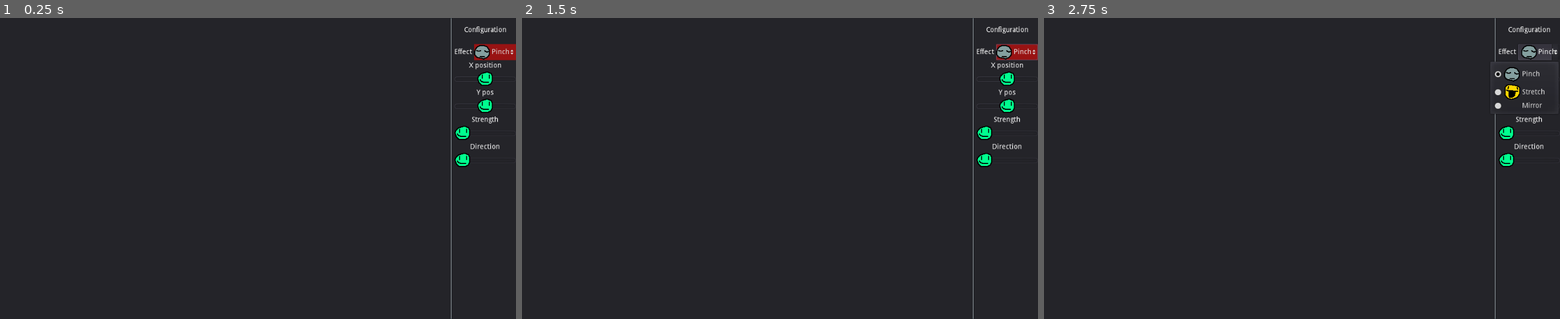
Above: before the commit, frames 1-3 (left to right).
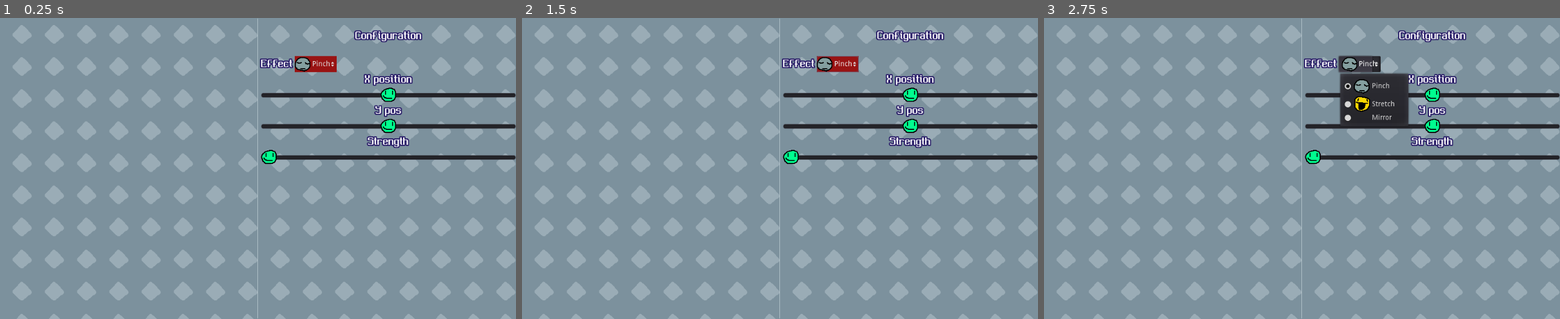
Above: after the commit, the same moments.

Repository: jiink/distor
Game: Godot game, scene res://testCamera.tscn
Same seed, same stepped clock (60 frames per second), same inputs: the game is played once before the commit and once after it.
Inputs:
- Up to frame 1 (0.25 s): no input
- Up to frame 2 (1.5 s): click "Pinch" at 0.5 s; click "Pinch" at 1.25 s
- Up to frame 3 (2.75 s): click "Pinch" at 2 s

The runs differ from the first frame. In frame 1, 98% of the frame differs, in the area x 0-100%, y 0-100%; in frame 2, 98%; in frame 3, 96%.

Commit message:
Fixed capybara sliders, fixed pinch shader UVs, added background, changed font

Diff:
--- a/Assets/distor_theme.tres
+++ b/Assets/distor_theme.tres
@@ -1,14 +1,22 @@
-[gd_resource type="Theme" load_steps=5 format=2]
+[gd_resource type="Theme" load_steps=7 format=2]
 
 [ext_resource path="res://Assets/smily.png" type="Texture" id=1]
 [ext_resource path="res://Assets/smily_disabled.png" type="Texture" id=2]
 [ext_resource path="res://Assets/smily_highlight.png" type="Texture" id=3]
+[ext_resource path="res://Assets/FontQuest.ttf" type="DynamicFontData" id=4]
 
 [sub_resource type="StyleBoxFlat" id=1]
 bg_color = Color( 0.603922, 0.0784314, 0.0784314, 1 )
+
+[sub_resource type="DynamicFont" id=2]
+size = 22
+outline_size = 2
+outline_color = Color( 0.141176, 0.0901961, 0.396078, 1 )
+font_data = ExtResource( 4 )
 
 [resource]
 Button/styles/normal = SubResource( 1 )
 HSlider/icons/grabber = ExtResource( 1 )
 HSlider/icons/grabber_disabled = ExtResource( 2 )
 HSlider/icons/grabber_highlight = ExtResource( 3 )
+Label/fonts/font = SubResource( 2 )
--- a/Effects/new_shader.tres
+++ b/Effects/new_shader.tres
@@ -9,8 +9,13 @@
 
 //uniform vec2 iResolution = 1.0 / SCREEN_PIXEL_SIZE;
 void fragment(){
-	vec2 iResolution = 1.0 / SCREEN_PIXEL_SIZE;
-	vec2 p = vec2(FRAGCOORD.x, FRAGCOORD.y) / iResolution - 0.5;
+	//vec2 iResolution = 1.0 / SCREEN_PIXEL_SIZE;
+	//vec2 p = vec2(FRAGCOORD.x, FRAGCOORD.y) / iResolution - 0.5;
+	float dist_weight = distance(UV, vec2(0.5)) * 2.0;
+	float pinch_strength_m = pinch_strength;
+	//float pinch_strength_m = pinch_strength * (1.0 - dist_weight);
+
+	vec2 p = vec2(1.0 - UV.x - 0.5, 1.0 - UV.y - 0.5);
 
 	// cartesian to polar coordinates
 	float r = length(vec2(p.x + bulge_x_pos, p.y + bulge_y_pos));
@@ -19,7 +24,7 @@
 	// distort
 	//r = r * r * 3.0; // bulge
 	//r = sqrt(r)*pinch_strength; // pinch
-	r = pow(r, pinch_strength) * (pinch_strength + 1.0);
+	r = pow(r, pinch_strength_m) * (pinch_strength_m + 1.0);
 
 	// polar to cartesian coordinates
 	p = r * vec2(cos(a) * 0.5, -sin(a) * 0.5);
--- a/Scripts/AnimatedSlider.gd
+++ b/Scripts/AnimatedSlider.gd
@@ -1,10 +1,20 @@
 extends HSlider
 
-var handleFrames = [preload("res://Assets/smily_disabled.png"), preload("res://Assets/smily_other.png")]
+var handleFrames = [
+	preload("res://Assets/capybara/capybara-walk10.png"),
+	preload("res://Assets/capybara/capybara-walk9.png"),
+	preload("res://Assets/capybara/capybara-walk8.png"),
+	preload("res://Assets/capybara/capybara-walk7.png"),
+	preload("res://Assets/capybara/capybara-walk6.png"),
+	preload("res://Assets/capybara/capybara-walk5.png"),
+	preload("res://Assets/capybara/capybara-walk4.png"),
+	preload("res://Assets/capybara/capybara-walk3.png"),
+	preload("res://Assets/capybara/capybara-walk2.png"),
+	preload("res://Assets/capybara/capybara-walk1.png"),
+	]
 
-
-#func _on_YSlider_value_changed(value):
-#	# the frame the handle shows is a function of the value
-#	var frame = int(value * 10) % (handleFrames.size())
-#	print("frame is %d" % [frame])
-#	add_icon_override("grabber_highlight", handleFrames[frame])
+func _on_YSlider_value_changed(value):
+	# the frame the handle shows is a function of the value
+	var frame = int(value * 100) % (handleFrames.size())
+	print("frame is %d" % [frame])
+	add_icon_override("grabber_highlight", handleFrames[frame])
--- a/testCamera.tscn
+++ b/testCamera.tscn
@@ -12,6 +12,7 @@
 [ext_resource path="res://Scripts/StretchParamController.gd" type="Script" id=10]
 [ext_resource path="res://Scripts/AnimatedSlider.gd" type="Script" id=11]
 [ext_resource path="res://Scripts/MirrorParamController.gd" type="Script" id=12]
+[ext_resource path="res://Assets/backgroundtile.png" type="Texture" id=13]
 
 [sub_resource type="GDScript" id=1]
 script/source = "extends MarginContainer
@@ -50,11 +51,18 @@
 
 "
 
+[sub_resource type="StyleBoxTexture" id=4]
+texture = ExtResource( 13 )
+region_rect = Rect2( 0, 0, 64, 64 )
+axis_stretch_horizontal = 1
+axis_stretch_vertical = 1
+
 [sub_resource type="ImageTexture" id=2]
 flags = 71
 flags = 71
 
 [sub_resource type="ImageTexture" id=3]
+size = Vector2( 16, 16 )
 
 [node name="testCamera" type="MarginContainer"]
 anchor_right = 1.0
@@ -66,6 +74,7 @@
 [node name="Panel" type="Panel" parent="."]
 margin_right = 1024.0
 margin_bottom = 600.0
+custom_styles/panel = SubResource( 4 )
 
 [node name="HBoxContainer" type="HBoxContainer" parent="."]
 margin_right = 1024.0
@@ -73,7 +82,7 @@
 
 [node name="TextureRect" type="TextureRect" parent="HBoxContainer"]
 material = ExtResource( 2 )
-margin_right = 374.0
+margin_right = 248.0
 margin_bottom = 600.0
 size_flags_horizontal = 3
 size_flags_vertical = 3
@@ -87,46 +96,47 @@
 
 [node name="TestureRect" type="TextureRect" parent="HBoxContainer"]
 material = ExtResource( 2 )
-margin_left = 378.0
-margin_right = 890.0
+margin_left = 252.0
+margin_right = 764.0
 margin_bottom = 600.0
 texture = ExtResource( 7 )
 stretch_mode = 6
 script = ExtResource( 4 )
 
 [node name="VSeparator" type="VSeparator" parent="HBoxContainer"]
-margin_left = 894.0
-margin_right = 898.0
+margin_left = 768.0
+margin_right = 772.0
 margin_bottom = 600.0
 
 [node name="VBoxContainer" type="VBoxContainer" parent="HBoxContainer"]
-margin_left = 902.0
+margin_left = 776.0
 margin_right = 1024.0
 margin_bottom = 600.0
+size_flags_horizontal = 3
 
 [node name="Button" type="Label" parent="HBoxContainer/VBoxContainer"]
-margin_right = 122.0
-margin_bottom = 48.0
+margin_right = 248.0
+margin_bottom = 72.0
 text = "
 Configuration
 "
 align = 1
 
 [node name="EffectDropdown" type="HBoxContainer" parent="HBoxContainer/VBoxContainer"]
-margin_top = 52.0
-margin_right = 122.0
-margin_bottom = 84.0
+margin_top = 76.0
+margin_right = 248.0
+margin_bottom = 108.0
 script = ExtResource( 5 )
 
 [node name="Label" type="Label" parent="HBoxContainer/VBoxContainer/EffectDropdown"]
-margin_top = 9.0
-margin_right = 35.0
-margin_bottom = 23.0
+margin_top = 5.0
+margin_right = 63.0
+margin_bottom = 27.0
 text = "Effect"
 
 [node name="OptionButton" type="OptionButton" parent="HBoxContainer/VBoxContainer/EffectDropdown"]
-margin_left = 39.0
-margin_right = 122.0
+margin_left = 67.0
+margin_right = 150.0
 margin_bottom = 32.0
 text = "Pinch"
 icon = ExtResource( 6 )
@@ -135,48 +145,49 @@
 selected = 0
 
 [node name="EffectParams" type="VBoxContainer" parent="HBoxContainer/VBoxContainer"]
-margin_top = 88.0
-margin_right = 122.0
-margin_bottom = 300.0
+margin_top = 112.0
+margin_right = 248.0
+margin_bottom = 294.0
 
 [node name="Pinch" type="VBoxContainer" parent="HBoxContainer/VBoxContainer/EffectParams"]
-margin_right = 122.0
-margin_bottom = 158.0
+margin_right = 248.0
+margin_bottom = 182.0
 script = ExtResource( 9 )
 
 [node name="Labelled slider X" type="VBoxContainer" parent="HBoxContainer/VBoxContainer/EffectParams/Pinch"]
-margin_right = 122.0
-margin_bottom = 50.0
+margin_right = 248.0
+margin_bottom = 58.0
 
 [node name="Label" type="Label" parent="HBoxContainer/VBoxContainer/EffectParams/Pinch/Labelled slider X"]
-margin_right = 122.0
-margin_bottom = 14.0
+margin_right = 248.0
+margin_bottom = 22.0
 text = "X position"
 align = 1
 
 [node name="XSlider" type="HSlider" parent="HBoxContainer/VBoxContainer/EffectParams/Pinch/Labelled slider X"]
-margin_top = 18.0
-margin_right = 122.0
-margin_bottom = 50.0
+margin_top = 26.0
+margin_right = 248.0
+margin_bottom = 58.0
 min_value = -0.5
 max_value = 0.5
 step = 0.0
+script = ExtResource( 11 )
 
 [node name="Labelled slider Y" type="VBoxContainer" parent="HBoxContainer/VBoxContainer/EffectParams/Pinch"]
-margin_top = 54.0
-margin_right = 122.0
-margin_bottom = 104.0
+margin_top = 62.0
+margin_right = 248.0
+margin_bottom = 120.0
 
 [node name="Label" type="Label" parent="HBoxContainer/VBoxContainer/EffectParams/Pinch/Labelled slider Y"]
-margin_right = 122.0
-margin_bottom = 14.0
+margin_right = 248.0
+margin_bottom = 22.0
 text = "Y pos"
 align = 1
 
 [node name="YSlider" type="HSlider" parent="HBoxContainer/VBoxContainer/EffectParams/Pinch/Labelled slider Y"]
-margin_top = 18.0
-margin_right = 122.0
-margin_bottom = 50.0
+margin_top = 26.0
+margin_right = 248.0
+margin_bottom = 58.0
 custom_icons/grabber_highlight = SubResource( 3 )
 min_value = -0.5
 max_value = 0.5
@@ -184,25 +195,27 @@
 script = ExtResource( 11 )
 
 [node name="Labelled slider S" type="VBoxContainer" parent="HBoxContainer/VBoxContainer/EffectParams/Pinch"]
-margin_top = 108.0
-margin_right = 122.0
-margin_bottom = 158.0
+margin_top = 124.0
+margin_right = 248.0
+margin_bottom = 182.0
 
 [node name="Label" type="Label" parent="HBoxContainer/VBoxContainer/EffectParams/Pinch/Labelled slider S"]
-margin_right = 122.0
-margin_bottom = 14.0
+margin_right = 248.0
+margin_bottom = 22.0
 theme = ExtResource( 3 )
 text = "Strength"
 align = 1
 
 [node name="SSlider" type="HSlider" parent="HBoxContainer/VBoxContainer/EffectParams/Pinch/Labelled slider S"]
-margin_top = 18.0
-margin_right = 122.0
-margin_bottom = 50.0
+margin_top = 26.0
+margin_right = 248.0
+margin_bottom = 58.0
+custom_icons/grabber_highlight = ExtResource( 8 )
 min_value = 0.2
 max_value = 2.0
 step = 0.0
 value = 0.2
+script = ExtResource( 11 )
 
 [node name="Stretch" type="VBoxContainer" parent="HBoxContainer/VBoxContainer/EffectParams"]
 visible = false
@@ -230,35 +243,42 @@
 max_value = 3.0
 step = 0.0
 value = 0.4
+script = ExtResource( 11 )
 
 [node name="Mirror" type="VBoxContainer" parent="HBoxContainer/VBoxContainer/EffectParams"]
-margin_top = 162.0
-margin_right = 122.0
-margin_bottom = 212.0
+visible = false
+margin_top = 186.0
+margin_right = 248.0
+margin_bottom = 244.0
 script = ExtResource( 12 )
 
 [node name="Labelled slider P" type="VBoxContainer" parent="HBoxContainer/VBoxContainer/EffectParams/Mirror"]
-margin_right = 122.0
-margin_bottom = 50.0
+margin_right = 248.0
+margin_bottom = 58.0
 
 [node name="Label" type="Label" parent="HBoxContainer/VBoxContainer/EffectParams/Mirror/Labelled slider P"]
-margin_right = 122.0
-margin_bottom = 14.0
+margin_right = 248.0
+margin_bottom = 22.0
 theme = ExtResource( 3 )
 text = "Direction"
 align = 1
 
 [node name="DSlider" type="HSlider" parent="HBoxContainer/VBoxContainer/EffectParams/Mirror/Labelled slider P"]
-margin_top = 18.0
-margin_right = 122.0
-margin_bottom = 50.0
+margin_top = 26.0
+margin_right = 248.0
+margin_bottom = 58.0
 max_value = 1.0
 step = 0.0
+script = ExtResource( 11 )
 
 [connection signal="item_selected" from="HBoxContainer/VBoxContainer/EffectDropdown/OptionButton" to="HBoxContainer/VBoxContainer/EffectDropdown" method="_on_OptionButton_item_selected"]
 [connection signal="value_changed" from="HBoxContainer/VBoxContainer/EffectParams/Pinch/Labelled slider X/XSlider" to="HBoxContainer/VBoxContainer/EffectParams/Pinch" method="_on_XSlider_value_changed"]
+[connection signal="value_changed" from="HBoxContainer/VBoxContainer/EffectParams/Pinch/Labelled slider X/XSlider" to="HBoxContainer/VBoxContainer/EffectParams/Pinch/Labelled slider X/XSlider" method="_on_YSlider_value_changed"]
 [connection signal="value_changed" from="HBoxContainer/VBoxContainer/EffectParams/Pinch/Labelled slider Y/YSlider" to="HBoxContainer/VBoxContainer/EffectParams/Pinch" method="_on_YSlider_value_changed"]
 [connection signal="value_changed" from="HBoxContainer/VBoxContainer/EffectParams/Pinch/Labelled slider Y/YSlider" to="HBoxContainer/VBoxContainer/EffectParams/Pinch/Labelled slider Y/YSlider" method="_on_YSlider_value_changed"]
 [connection signal="value_changed" from="HBoxContainer/VBoxContainer/EffectParams/Pinch/Labelled slider S/SSlider" to="HBoxContainer/VBoxContainer/EffectParams/Pinch" method="_on_SSlider_value_changed"]
+[connection signal="value_changed" from="HBoxContainer/VBoxContainer/EffectParams/Pinch/Labelled slider S/SSlider" to="HBoxContainer/VBoxContainer/EffectParams/Pinch/Labelled slider S/SSlider" method="_on_YSlider_value_changed"]
 [connection signal="value_changed" from="HBoxContainer/VBoxContainer/EffectParams/Stretch/Labelled slider P/PSlider" to="HBoxContainer/VBoxContainer/EffectParams/Stretch" method="_on_PSlider_value_changed"]
+[connection signal="value_changed" from="HBoxContainer/VBoxContainer/EffectParams/Stretch/Labelled slider P/PSlider" to="HBoxContainer/VBoxContainer/EffectParams/Stretch/Labelled slider P/PSlider" method="_on_YSlider_value_changed"]
 [connection signal="value_changed" from="HBoxContainer/VBoxContainer/EffectParams/Mirror/Labelled slider P/DSlider" to="HBoxContainer/VBoxContainer/EffectParams/Mirror" method="_on_DSlider_value_changed"]
+[connection signal="value_changed" from="HBoxContainer/VBoxContainer/EffectParams/Mirror/Labelled slider P/DSlider" to="HBoxContainer/VBoxContainer/EffectParams/Mirror/Labelled slider P/DSlider" method="_on_YSlider_value_changed"]
--- a/testMaterial.tres
+++ b/testMaterial.tres
@@ -1,7 +1,9 @@
 [gd_resource type="ShaderMaterial" load_steps=2 format=2]
 
-[ext_resource path="res://Effects/mirror_shader.tres" type="Shader" id=1]
+[ext_resource path="res://Effects/new_shader.tres" type="Shader" id=1]
 
 [resource]
 shader = ExtResource( 1 )
-shader_param/whichSide = 1.0
+shader_param/bulge_x_pos = 0.0
+shader_param/bulge_y_pos = 0.0
+shader_param/pinch_strength = 0.7
Binary file added: Assets/FontQuest.ttf
Binary file added: Assets/backgroundbig.png
Not shown, added: Assets/backgroundbig.png.import
Binary file added: Assets/backgroundtile.png
Not shown, added: Assets/backgroundtile.png.import
Binary file added: Assets/capybara/capybara-walk1.png
Not shown, added: Assets/capybara/capybara-walk1.png.import
Binary file added: Assets/capybara/capybara-walk10.png
Not shown, added: Assets/capybara/capybara-walk10.png.import
Binary file added: Assets/capybara/capybara-walk2.png
Not shown, added: Assets/capybara/capybara-walk2.png.import
Binary file added: Assets/capybara/capybara-walk3.png
(and 14 more such lines)
